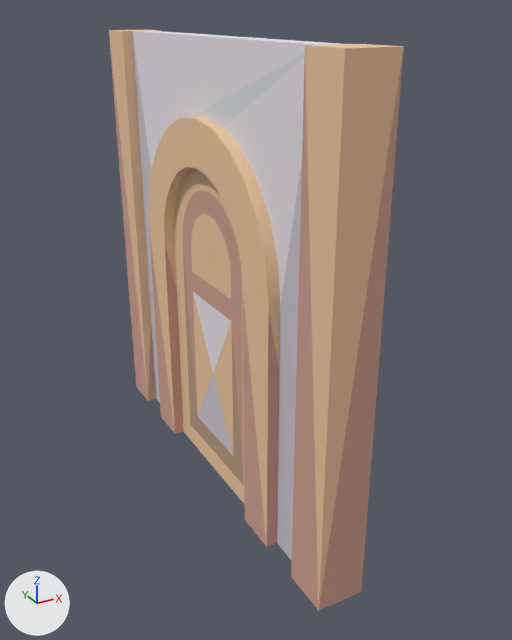
Renders of the glTF model example_game/world/props/wall-stone-door.prop/model.glb from each side of a commit.
Camera for both pictures: a camera (50 mm lens) standing at (-1.29, -2.67, 2.08) and looking at (0.1, -0.14, 0.81). The lights are fixed; the arrows at lower left show +X, +Y and +Z. The older version comes first. Vertices at exactly the same position are counted once.

The first picture shows 'model'.
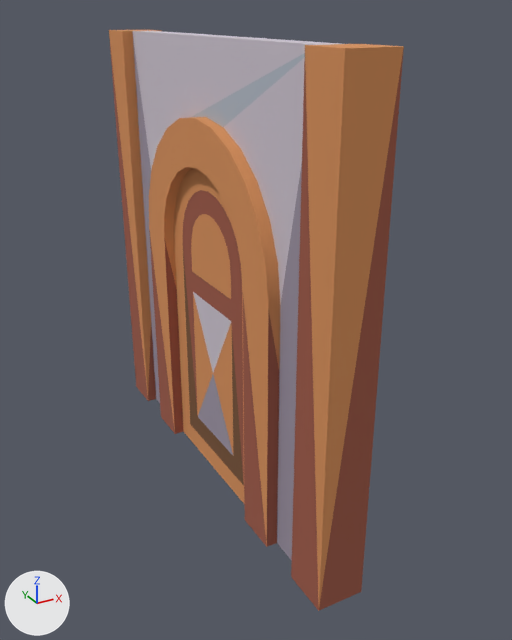
Changed parts and their boxes [x1, y1, x2, y2] in the pictures (512 x 640 px):
part 1 of me_model, recoloured: [109, 30, 404, 605] in both
part 2 of me_model, recoloured (beige to brown): [109, 32, 404, 611] in both

Patch to the scene script:
```diff
--- a/example_game/world/props/wall-stone-door.prop/model.glb.py
+++ b/example_game/world/props/wall-stone-door.prop/model.glb.py
@@ me_model @@
 me_model.from_pydata(...)  # 214 vertices, 372 faces; spans x -0.1..0.1, y -1.0..1.0, z -0.02..1.98
 # used by ob_model
+# me_model part 1: 266 faces centred in x -0.1..0.1, y -1.0..1.0, z -0.02..1.98 are repainted in the vertex colours; the middle colour goes from beige #edc7a0 to orange #d9915a
+# me_model part 2: 106 faces centred in x -0.1..0.1, y -1.0..1.0, z -0.02..1.34 are repainted in the vertex colours; the middle colour goes from beige #d0a090 to brown #a05a47
 me_model.materials.append(mat_style)
```
